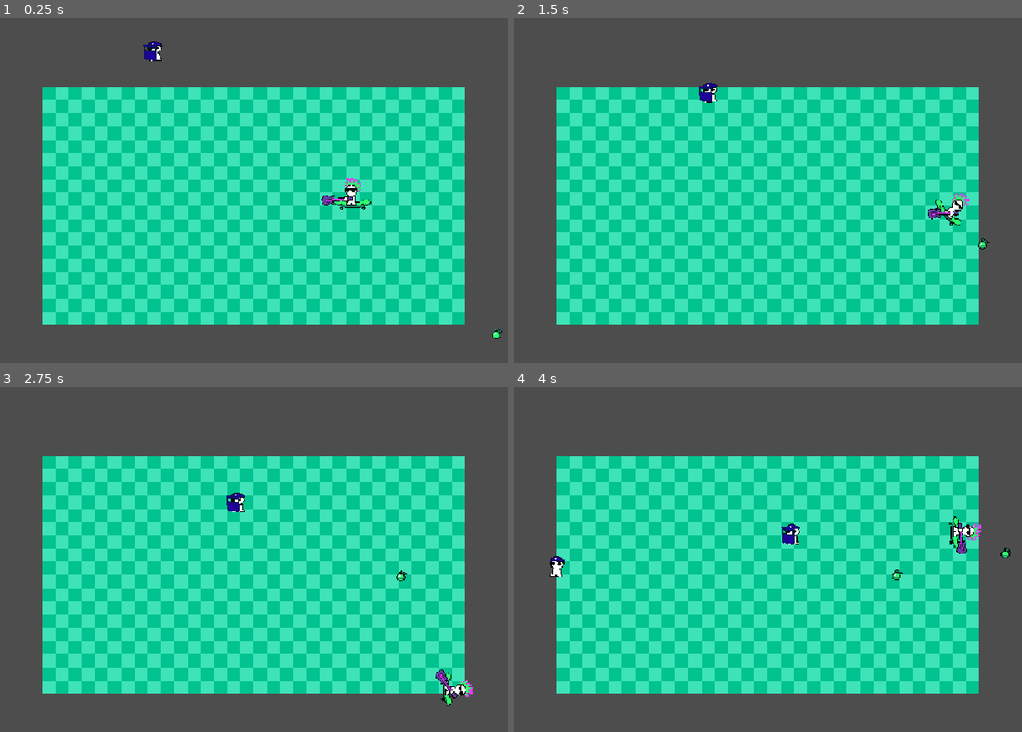
Above: before the commit, frames 1-4 (two rows, left to right).
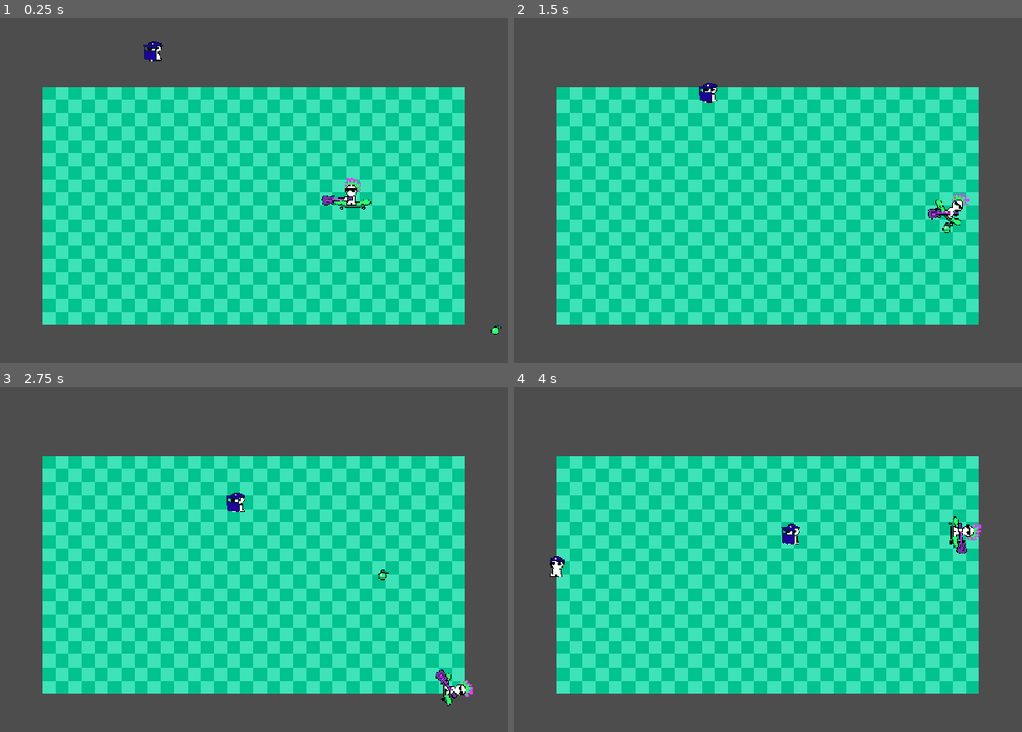
Above: after the commit, the same moments.

Repository: KyleTiley/PlayfulAnarchy
Game: Godot game, scene res://main.tscn
Same seed, same stepped clock (60 frames per second), same inputs: the game is played once before the commit and once after it.
Inputs (mouse positions are in pixels of both pictures, inside the frame that each line leads up to):
- Up to frame 1 (0.25 s): no input
- Up to frame 2 (1.5 s): move the mouse to (915, 187) at 0.52 s; hold D (right_input) 0.53-1.28 s; move the mouse to (635, 225) at 1.27 s; hold S (down_input) from 1.28 s (still down)
- Up to frame 3 (2.75 s): move the mouse to (320, 490) at 2.02 s; release S (down_input) at 2.03 s; hold D (right_input) from 2.03 s (still down)
- Up to frame 4 (4 s): move the mouse to (732, 649) at 2.77 s; release D (right_input) at 2.78 s; hold W (up_input) 2.78-3.53 s; move the mouse to (966, 631) at 3.52 s; hold A (left_input) from 3.53 s (still down)

The runs differ from the first frame. In frame 1, less than 0.1% of the frame differs, in the area x 96-99%, y 88-93%; in frame 2, less than 0.1%; in frame 3, less than 0.1%; in frame 4, less than 0.1%, in the area x 74-98%, y 46-57%.

Commit message:
explosion set up

Diff:
--- a/Enemies/Grenade.gd
+++ b/Enemies/Grenade.gd
@@ -6,18 +6,24 @@
 var positionC
 
 var t = 0.0
-var duration = 3.0
+var duration = 2.0
 
 func throw():
 	positionA = self.position
 	print(self.name)
 	positionB = player.position
-	positionC = Vector2(self.position.x, player.position.y)
-	await get_tree().create_timer(4).timeout
-	print("EXPLODE")
+	positionC = Vector2(self.position.x, self.position.y - player.position.y)
+	await get_tree().create_timer(3).timeout
+	explode()
 
 func _process(delta):
 	t += delta / duration
 	var q0 = positionA.lerp(positionC, min(t, 1.0))
 	var q1 = positionC.lerp(positionB, min(t, 1.0))
 	position = q0.lerp(q1, min(t, 1.0))
+
+func explode():
+	$Sprite2D.hide()
+	$AnimationPlayer.play("explode")
+	await get_tree().create_timer(0.2).timeout
+	queue_free()
--- a/Enemies/GrenadeSpawner.gd
+++ b/Enemies/GrenadeSpawner.gd
@@ -8,7 +8,6 @@
 func _ready():
 	for child in self.get_children():
 		spawn_locations.append(child)
-	print(spawn_locations)
 
 func _physics_process(delta):
 	time_count += delta
--- a/Enemies/grenade.tscn
+++ b/Enemies/grenade.tscn
@@ -1,7 +1,45 @@
-[gd_scene load_steps=3 format=3 uid="uid://c1uk8n3wwfus8"]
+[gd_scene load_steps=7 format=3 uid="uid://c1uk8n3wwfus8"]
 
 [ext_resource type="Script" path="res://Enemies/Grenade.gd" id="1_1cymy"]
 [ext_resource type="Texture2D" uid="uid://d22716xm2weu1" path="res://Assets/Grenade.png" id="2_hrp8a"]
+[ext_resource type="Texture2D" uid="uid://diq7t5knvgvb4" path="res://Assets/Explosion.png" id="3_l6p6e"]
+
+[sub_resource type="Animation" id="Animation_sqc80"]
+resource_name = "explode"
+length = 0.2
+tracks/0/type = "value"
+tracks/0/imported = false
+tracks/0/enabled = true
+tracks/0/path = NodePath("Explosion:scale")
+tracks/0/interp = 1
+tracks/0/loop_wrap = true
+tracks/0/keys = {
+"times": PackedFloat32Array(0, 0.2),
+"transitions": PackedFloat32Array(1, 1),
+"update": 0,
+"values": [Vector2(1e-05, 1e-05), Vector2(1, 1)]
+}
+
+[sub_resource type="Animation" id="Animation_yqh17"]
+length = 0.001
+tracks/0/type = "value"
+tracks/0/imported = false
+tracks/0/enabled = true
+tracks/0/path = NodePath("Explosion:scale")
+tracks/0/interp = 1
+tracks/0/loop_wrap = true
+tracks/0/keys = {
+"times": PackedFloat32Array(0),
+"transitions": PackedFloat32Array(1),
+"update": 0,
+"values": [Vector2(1e-05, 1e-05)]
+}
+
+[sub_resource type="AnimationLibrary" id="AnimationLibrary_2m7fk"]
+_data = {
+"RESET": SubResource("Animation_yqh17"),
+"explode": SubResource("Animation_sqc80")
+}
 
 [node name="Grenade" type="Node2D"]
 script = ExtResource("1_1cymy")
@@ -9,3 +47,15 @@
 [node name="Sprite2D" type="Sprite2D" parent="."]
 texture_filter = 1
 texture = ExtResource("2_hrp8a")
+
+[node name="Explosion" type="Node2D" parent="."]
+scale = Vector2(1e-05, 1e-05)
+
+[node name="Sprite2D" type="Sprite2D" parent="Explosion"]
+texture_filter = 1
+texture = ExtResource("3_l6p6e")
+
+[node name="AnimationPlayer" type="AnimationPlayer" parent="."]
+libraries = {
+"": SubResource("AnimationLibrary_2m7fk")
+}
Binary file added: Assets/Explosion.png
Not shown, added: Assets/Explosion.png.import
